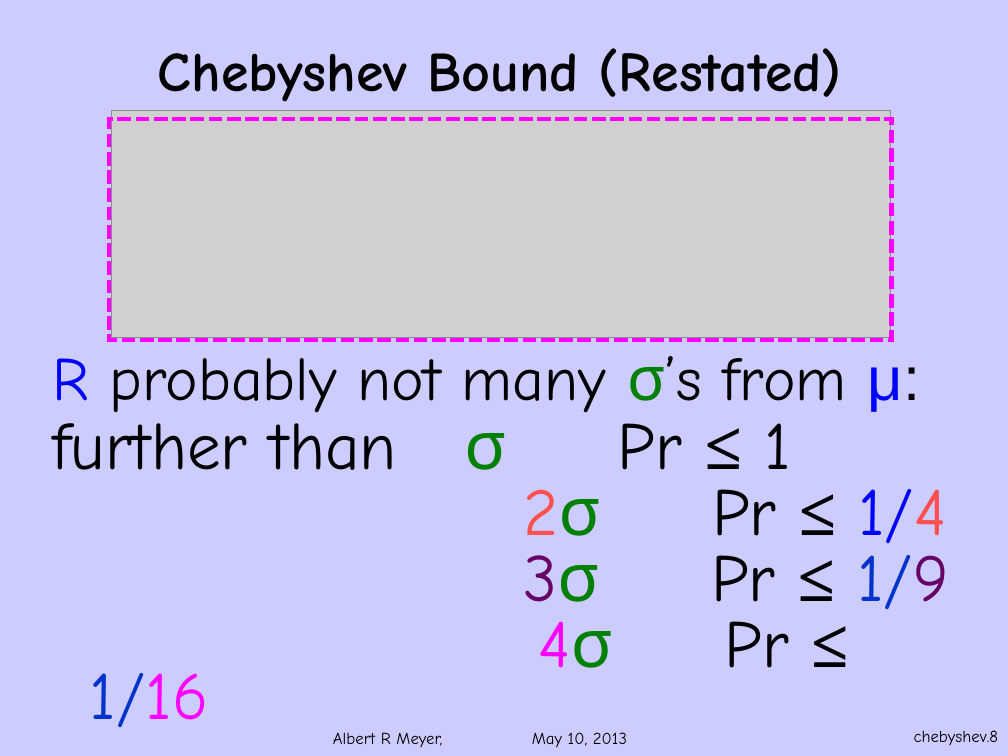
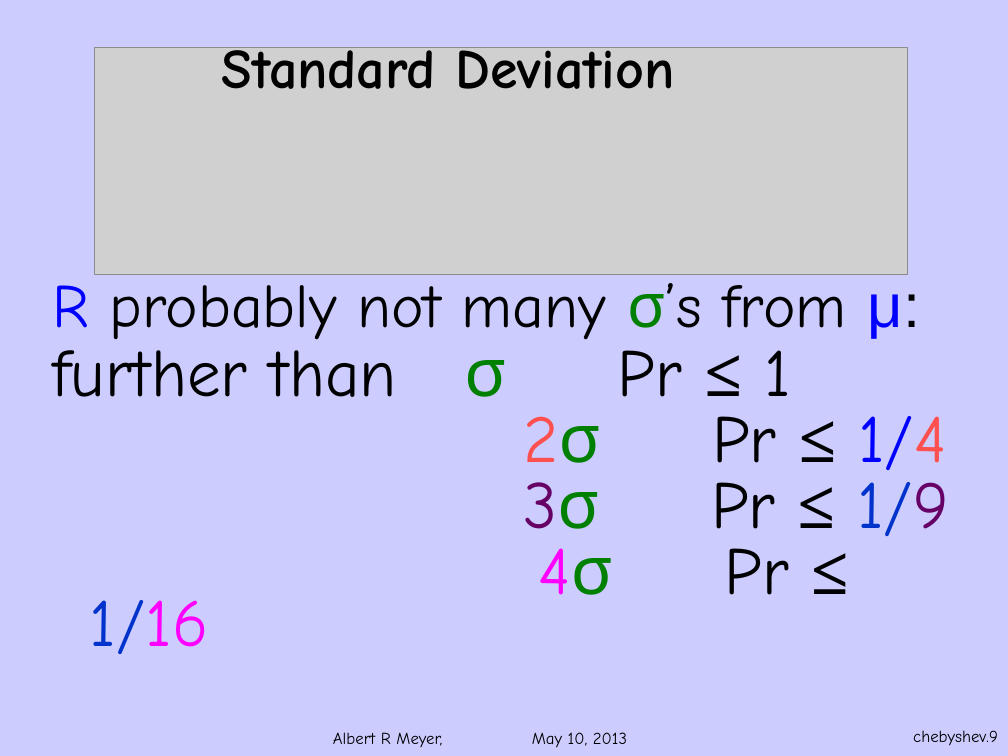
Before and after one commit to armeyer/mcs_web, a slide deck: slide 9 of spring13/slides13/deviation-chebyshev.pptx (slide 8 before the commit). Drawn at 1008x756 pixels with LibreOffice and Linux fonts; fonts in the diff are those of the drawing; grey boxes stand for pictures; background and template pictures are left out. Boxes give left, top, right and bottom in pixels: in the first picture for what was removed or moved away, otherwise in the second. Text is boxed around its words. In the diff, an @@ line names an element or a change of style, - is before the commit and + after.

```diff
--- a/spring13/slides13/deviation-chebyshev.pptx
+++ b/spring13/slides13/deviation-chebyshev.pptx
@@ picture: place and size @@
-picture at [112, 111, 890, 339]
+picture at [95, 47, 908, 275]
@@ title removed at [158, 48, 842, 102] @@
-Chebyshev Bound (Restated)
@@ title added at [221, 40, 674, 89], 40 pt, text #000000, bold @@
+Standard Deviation
@@ rectangle removed at [109, 119, 891, 340] @@
@@ text "R probably not many σ’s ..." rewrapped from [52, 356, 949, 668] to [52, 270, 949, 595] @@
@@ page number at [913, 730, 998, 746]: text changed @@
-chebyshev.8
+chebyshev.9
```
Also in this commit, not shown: 2 other slides changed, 5 slides added, 4 other files.
